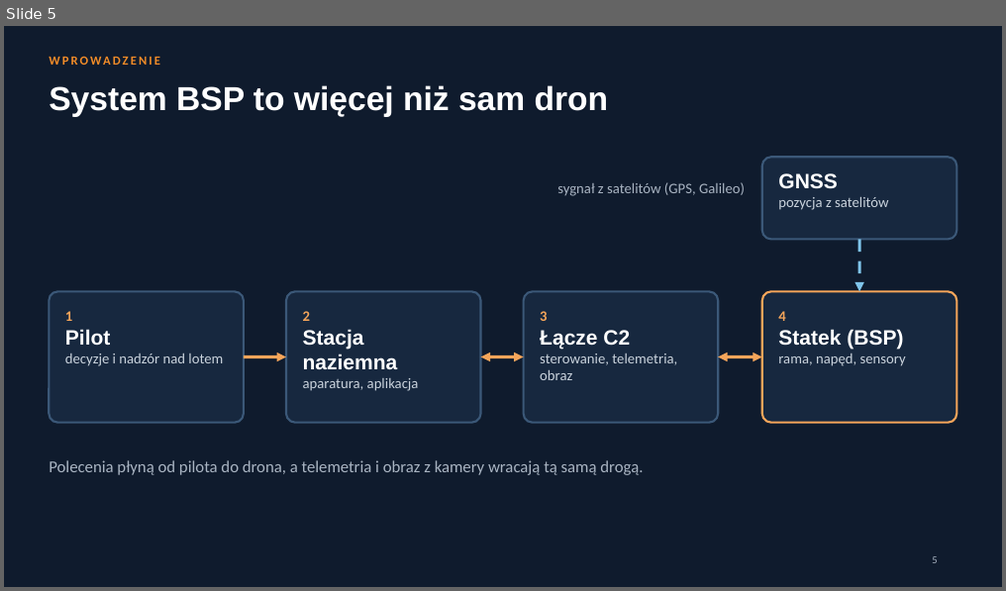
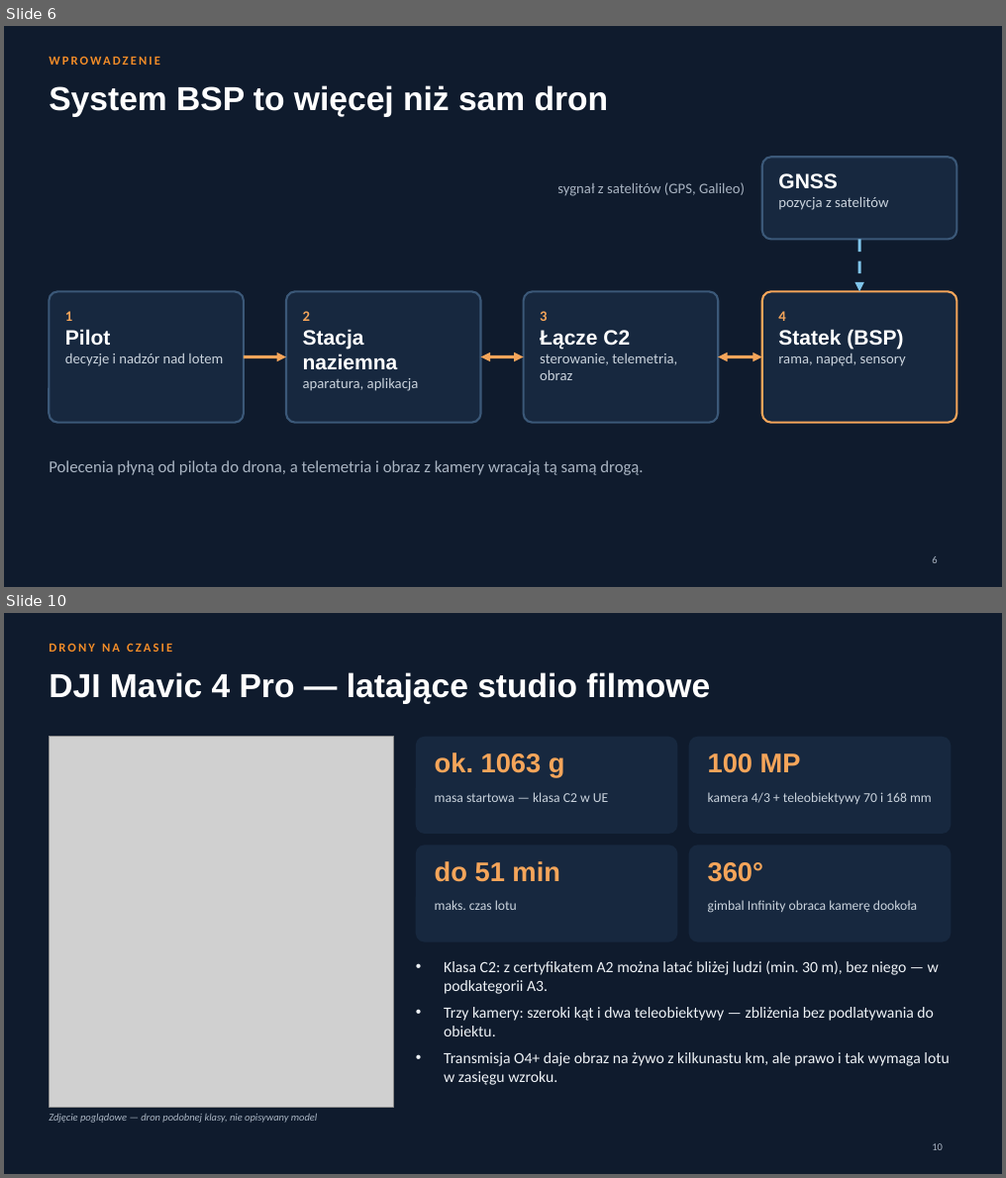
Before and after one commit to Pawel202685/psychic-octo-invention, a slide deck: Ogolna_wiedza_o_BSP.pptx. Shown one above the other, each under a label of ours: slide 5 before the commit, slides 6 and 10 after it; the slides between them are not shown. The pictures are 1006x591 and 1006x1178 pixels, drawn with LibreOffice and Linux fonts; fonts in the diff are those of the drawing; grey boxes stand for pictures. Boxes give left, top, right and bottom in pixels: in the first picture for what was removed or moved away, otherwise in the second. Text is boxed around its words. In the diff, an @@ line names an element or a change of style, - is before the commit and + after.

```diff
--- a/Ogolna_wiedza_o_BSP.pptx
+++ b/Ogolna_wiedza_o_BSP.pptx
@@ slide 10 added at [4,613,1002,1174], background #0F1B2D @@
@@ text added at [49,643,172,652], 12 pt, text #F28C28, bold @@
+DRONY NA CZASIE
@@ title added at [49,672,710,704], 32 pt, text #FFFFFF, bold @@
+DJI Mavic 4 Pro — latające studio filmowe
@@ picture added at [49,737,393,1107] @@
@@ rounded rectangle added at [416,737,678,834], fill #17283F @@
@@ text added at [435,753,565,777], 26 pt, text #F5A55A, bold @@
+ok. 1063 g
@@ rounded rectangle added at [689,737,951,834], fill #17283F @@
@@ text added at [708,754,801,773], 26 pt, text #F5A55A, bold @@
+100 MP
@@ text added at [435,792,608,802], 13 pt, text #C9D2DC @@
+masa startowa — klasa C2 w UE
@@ text added at [708,792,932,804], 13 pt, text #C9D2DC @@
+kamera 4/3 + teleobiektywy 70 i 168 mm
@@ rounded rectangle added at [416,845,678,943], fill #17283F @@
@@ rounded rectangle added at [689,845,951,943], fill #17283F @@
@@ text added at [435,861,560,882], 26 pt, text #F5A55A, bold @@
+do 51 min
@@ text added at [708,862,763,882], 26 pt, text #F5A55A, bold @@
+360°
@@ text added at [435,900,517,910], 13 pt, text #C9D2DC @@
+maks. czas lotu
@@ text added at [708,900,917,913], 13 pt, text #C9D2DC @@
+gimbal Infinity obraca kamerę dookoła
@@ text added at [444,960,948,1085], 15 pt, text #EEF2F6 @@
+• Klasa C2: z certyfikatem A2 można latać bliżej ludzi (min. 30 m), bez niego — w podkategorii A3.
+• Trzy kamery: szeroki kąt i dwa teleobiektywy — zbliżenia bez podlatywania do obiektu.
+• Transmisja O4+ daje obraz na żywo z kilkunastu km, ale prawo i tak wymaga lotu w zasięgu wzroku.
@@ text added at [49,1114,317,1123], 10 pt, text #A9B4C2, italic @@
+Zdjęcie poglądowe — dron podobnej klasy, nie opisywany model
@@ page number added at [932,1144,943,1151], 10 pt, text #A9B4C2 @@
+10
@@ what was slide 5 is now slide 6 @@
```
Also in this commit, not shown: 11 slides changed, 24 other slides added, 5 slides removed.
